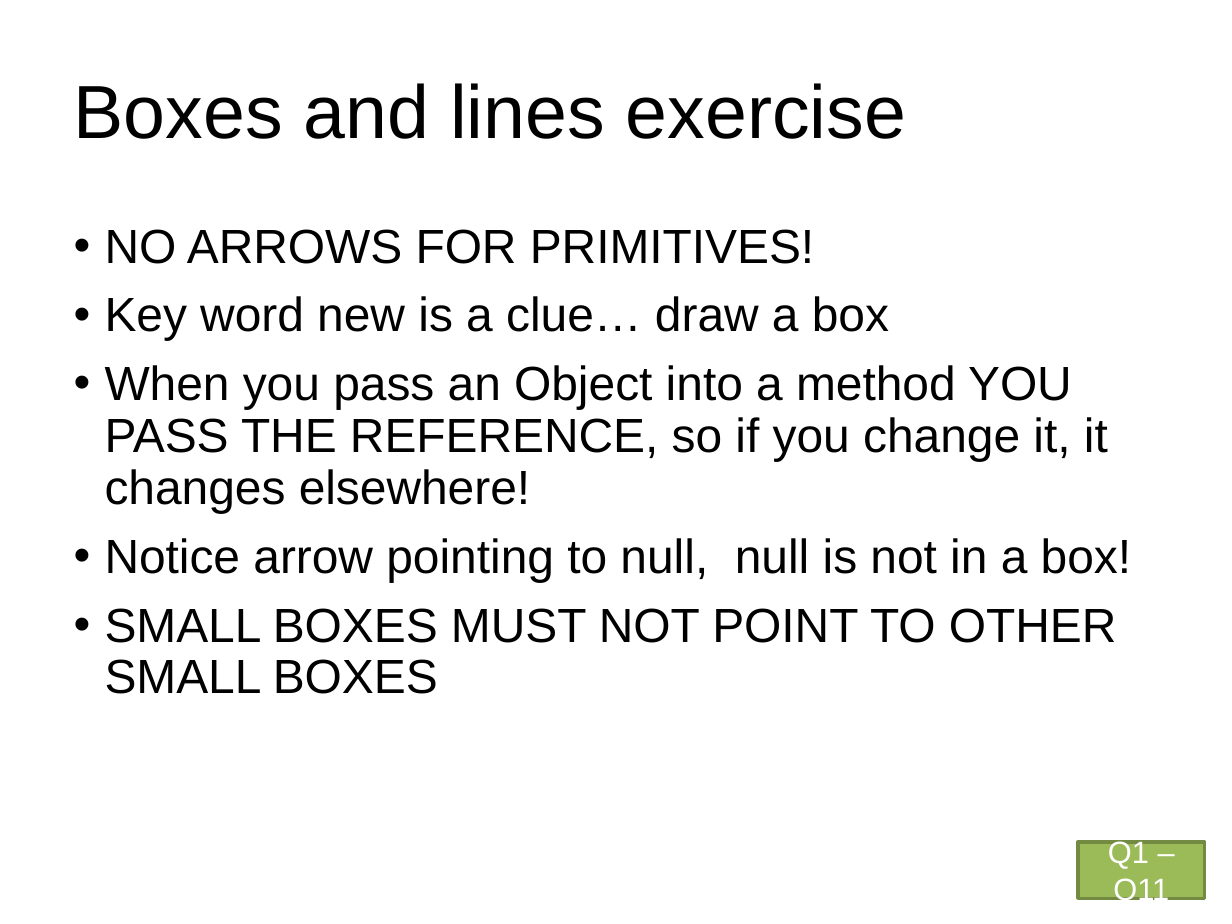
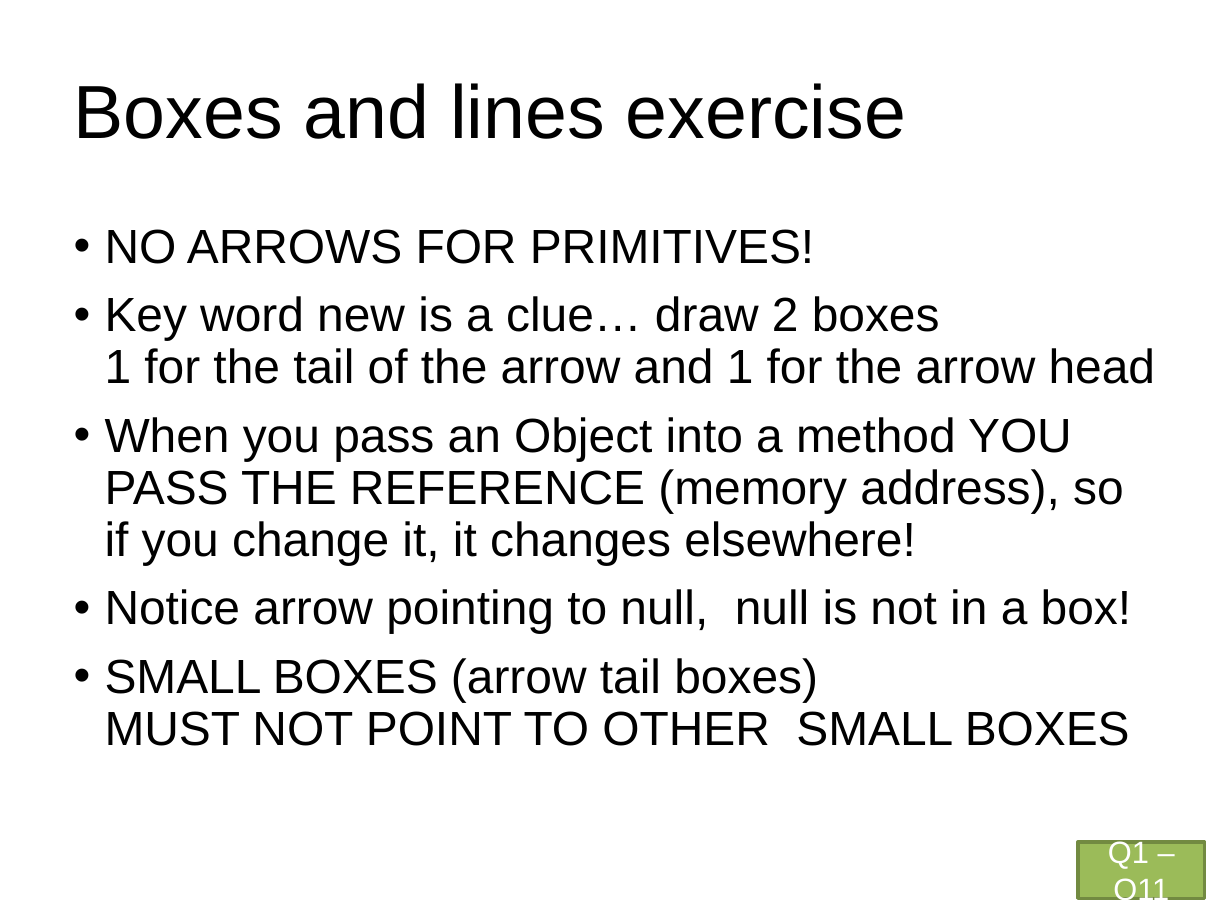
Before and after one commit to RHIT-CSSE/csse220, a slide deck: slide 9 of ClassMaterials/SimpleObjects/Slides/Classes and References.pptx. Drawn at 1232x924 pixels with LibreOffice and Linux fonts; fonts in the diff are those of the drawing. Boxes give left, top, right and bottom in pixels: in the first picture for what was removed or moved away, otherwise in the second. Text is boxed around its words. In the diff, an @@ line names an element or a change of style, - is before the commit and + after.

Commit message:
update SuperSimpleObjects day

```diff
--- a/ClassMaterials/SimpleObjects/Slides/Classes and References.pptx
+++ b/ClassMaterials/SimpleObjects/Slides/Classes and References.pptx
@@ text at (105, 296, 1156, 565): text changed @@
-• Key word new is a clue… draw a box
-• When you pass an Object into a method YOU PASS THE REFERENCE, so if you change it, it changes elsewhere!
+• Key word new is a clue… draw 2 boxes
+  1 for the tail of the arrow and 1 for the arrow head
+• When you pass an Object into a method YOU PASS THE REFERENCE (memory address), so if you change it, it changes elsewhere!
@@ text at (105, 658, 1130, 746): text changed @@
-• SMALL BOXES MUST NOT POINT TO OTHER SMALL BOXES
+• SMALL BOXES (arrow tail boxes)
+  MUST NOT POINT TO OTHER SMALL BOXES
```
Also in this commit, not shown: 7 other slides changed, 3 slides added, 1 slide removed, 8 other files.
